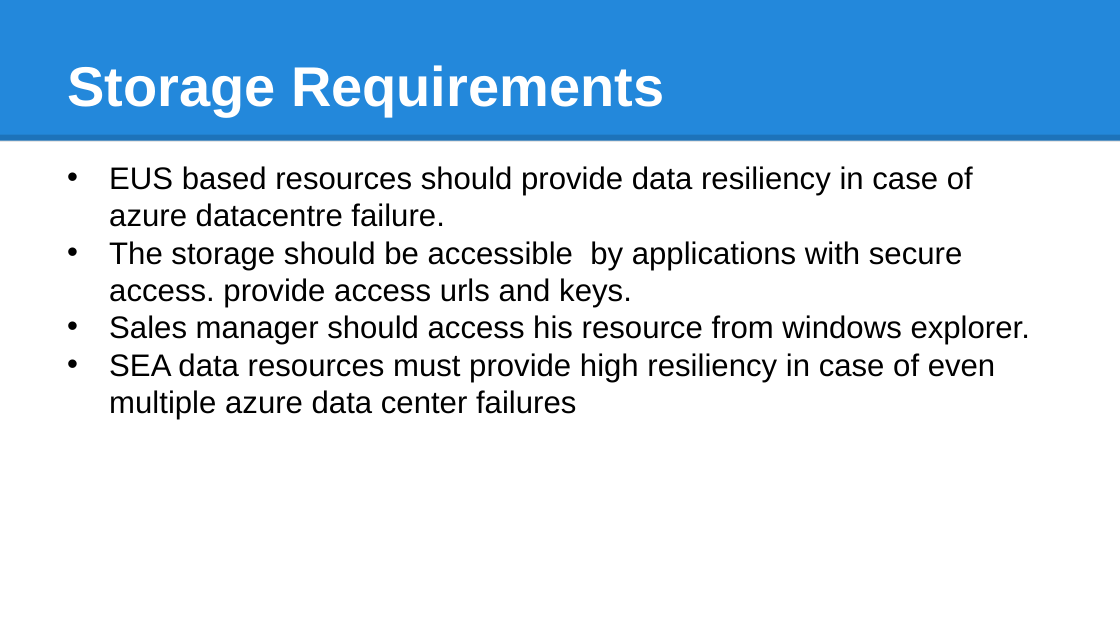
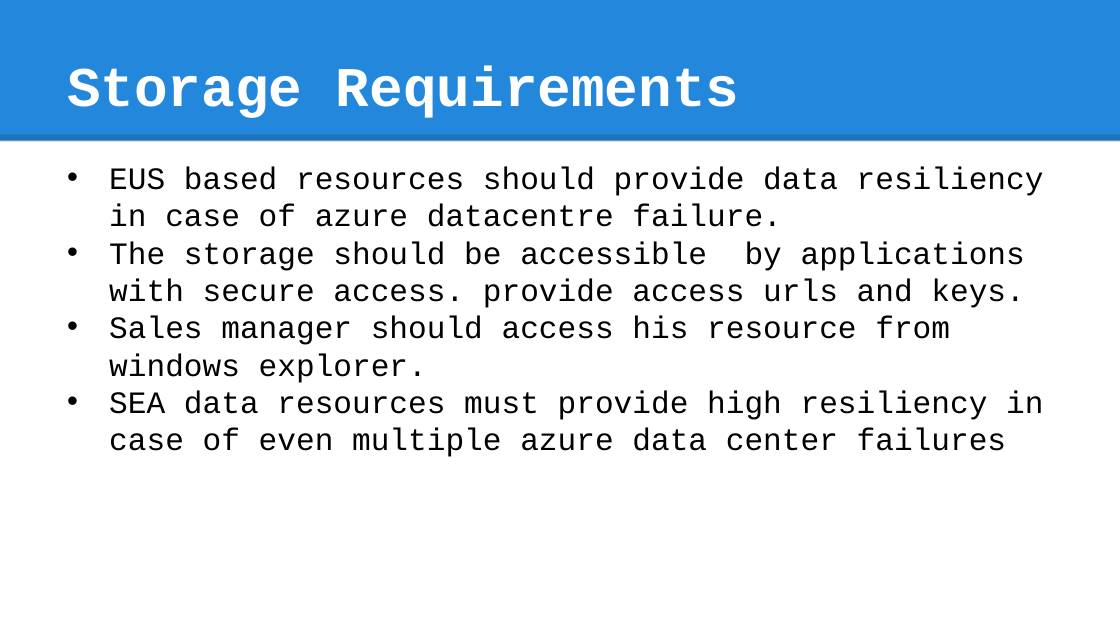
Before and after one commit to maatlek/cfs-proj, a slide deck: slide 6 of AzureCase_TM_coe_v2.pptx. Drawn at 1120x630 pixels with LibreOffice and Linux fonts; fonts in the diff are those of the drawing. Boxes give left, top, right and bottom in pixels: in the first picture for what was removed or moved away, otherwise in the second. Text is boxed around its words. In the diff, an @@ line names an element or a change of style, - is before the commit and + after.

```diff
--- a/AzureCase_TM_coe_v2.pptx
+++ b/AzureCase_TM_coe_v2.pptx
@@ title "Storage Requirements" at (67, 66, 739, 118): font Arial to Courier New @@
@@ text "EUS based resources should provide ..." at (109, 166, 1044, 457): font Arial to Courier New @@
```
Also in this commit, not shown: 7 other slides changed, 1 slide added, 1 slide removed, 21 other files.
